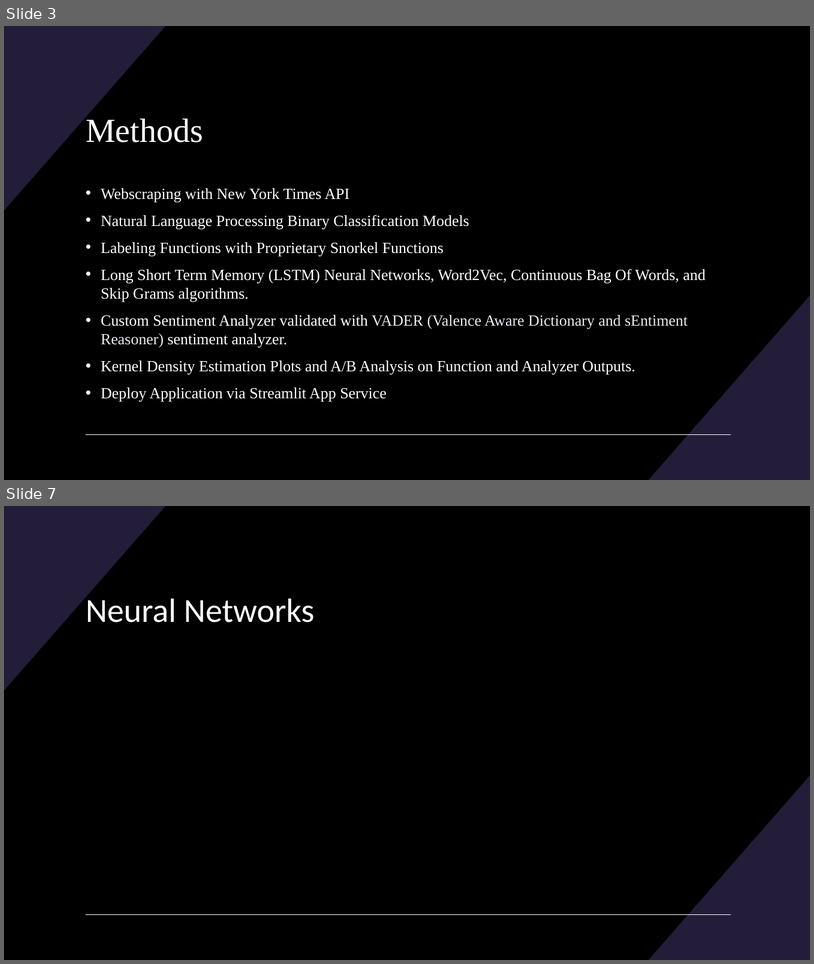
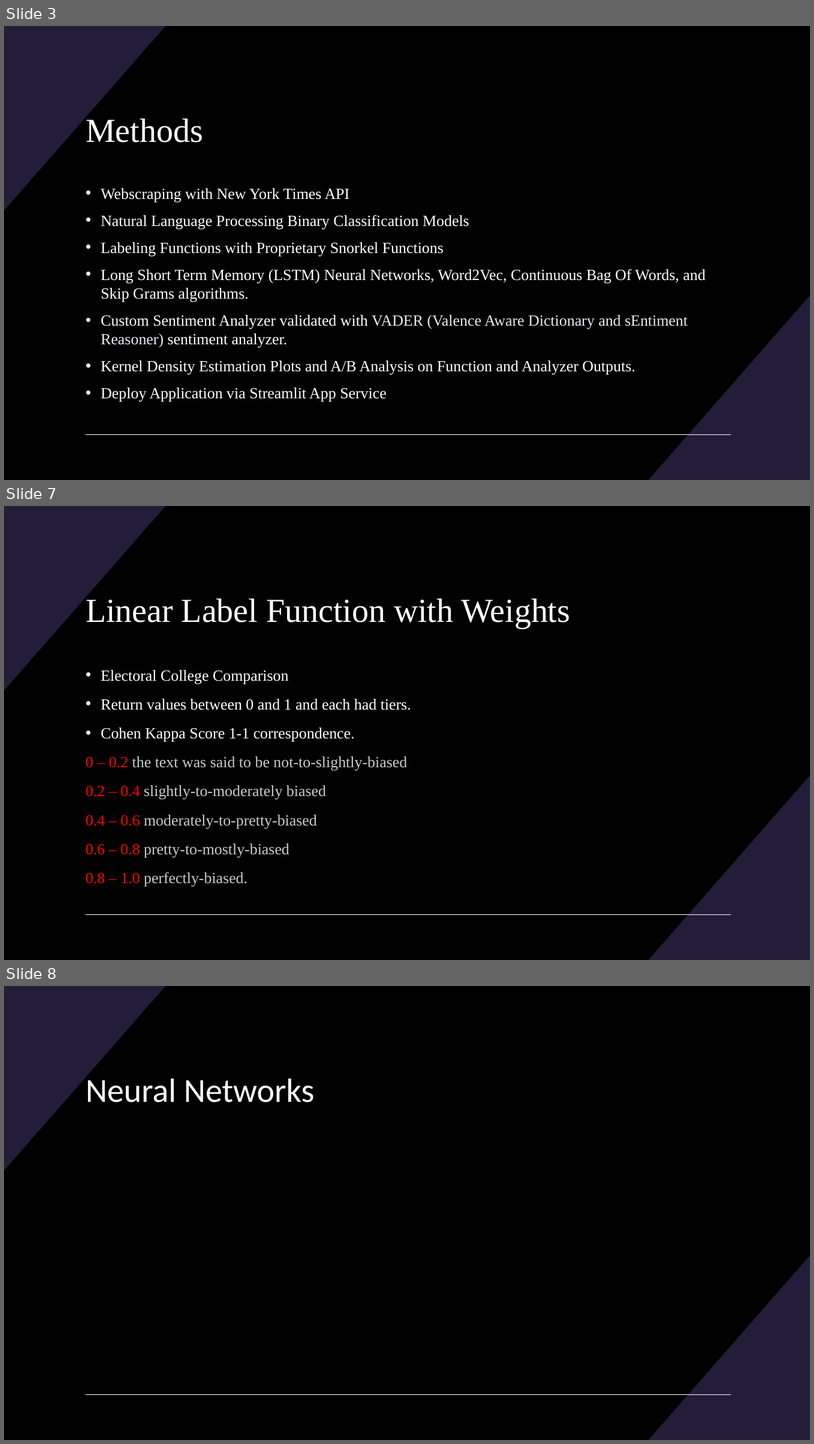
Before and after one commit to BenjaminRocco/Capstone_Project, a slide deck: Capstone_Presentation.pptx. Shown one above the other, each under a label of ours: slides 3 and 7 before the commit, slides 3, 7 and 8 after it; the slides between them are not shown. The pictures are 814x964 and 814x1444 pixels, drawn with LibreOffice and Linux fonts; fonts in the diff are those of the drawing. Boxes give left, top, right and bottom in pixels: in the first picture for what was removed or moved away, otherwise in the second. Text is boxed around its words. In the diff, an @@ line names an element or a change of style, - is before the commit and + after.

```diff
--- a/Capstone_Presentation.pptx
+++ b/Capstone_Presentation.pptx
@@ slide 7 added at [4, 506, 810, 960], background #000000; not listed: 3 template elements that a slide beside it also shows @@
@@ title added at [86, 596, 570, 628], 40 pt, text #FFFFFF @@
+Linear Label Function with Weights
@@ text added at [86, 670, 411, 886], 18.5 pt, text #CCCCCC @@
+• Electoral College Comparison
+• Return values between 0 and 1 and each had tiers.
+• Cohen Kappa Score 1-1 correspondence.
+0 – 0.2 the text was said to be not-to-slightly-biased
+0.2 – 0.4 slightly-to-moderately biased
+0.4 – 0.6 moderately-to-pretty-biased
+0.6 – 0.8 pretty-to-mostly-biased
+0.8 – 1.0 perfectly-biased.
@@ what was slide 7 is now slide 8 @@
```
Also in this commit, not shown: 2 slides changed, 1 other slide added, 1 slide removed, 9 other files.
